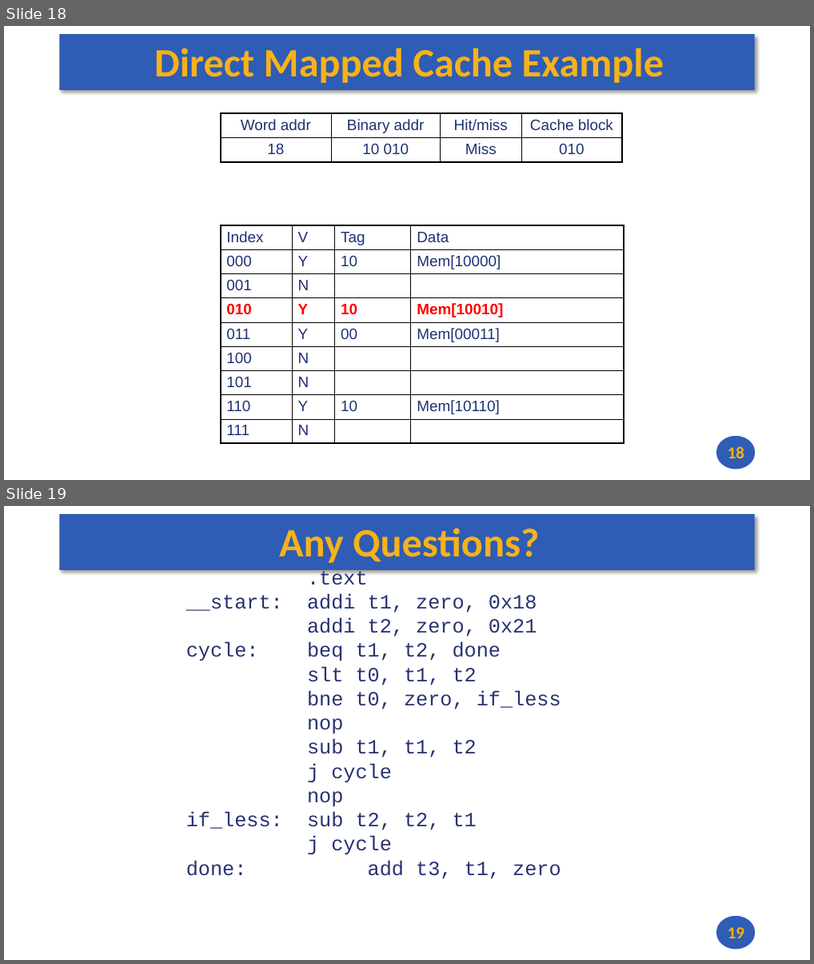
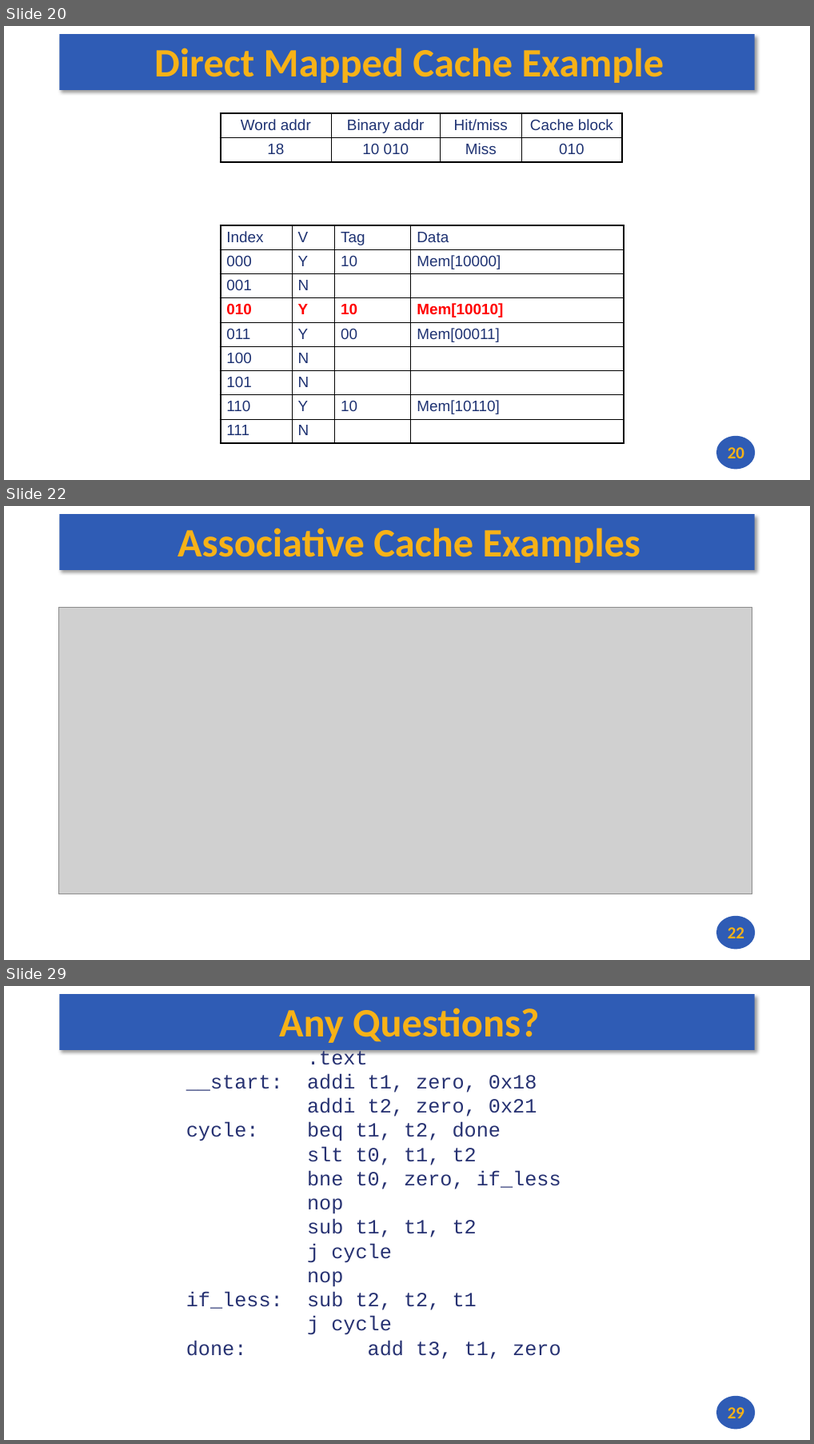
Before and after one commit to andrewt0301/hse-acos-course, a slide deck: docs/part1ca/11_Caches/CA_Lecture_11.pptx. Shown one above the other, each under a label of ours: slides 18 and 19 before the commit, slides 20, 22 and 29 after it; the slides between them are not shown. The pictures are 814x964 and 814x1444 pixels, drawn with LibreOffice and Linux fonts; fonts in the diff are those of the drawing; grey boxes stand for pictures. Boxes give left, top, right and bottom in pixels: in the first picture for what was removed or moved away, otherwise in the second. Text is boxed around its words. In the diff, an @@ line names an element or a change of style, - is before the commit and + after.

```diff
--- a/docs/part1ca/11_Caches/CA_Lecture_11.pptx
+++ b/docs/part1ca/11_Caches/CA_Lecture_11.pptx
@@ slide 22 added at [4,506,810,960], background #FFFFFF; not listed: 2 template elements that a slide beside it also shows @@
@@ title added at [178,528,641,563], 48 pt, text #F7B217, bold @@
+Associative Cache Examples
@@ picture added at [58,607,752,894] @@
@@ page number added at [728,927,745,938], 20 pt, text #F7B217, bold @@
+22
@@ what was slide 18 is now slide 20 @@
@@ page number at [728,447,745,458]: text changed @@
-18
+20
@@ what was slide 19 is now slide 29 @@
@@ page number at [728,1407,745,1418]: text changed @@
-19
+29
```
Also in this commit, not shown: 1 slide changed, 9 other slides added, 1 other file.
